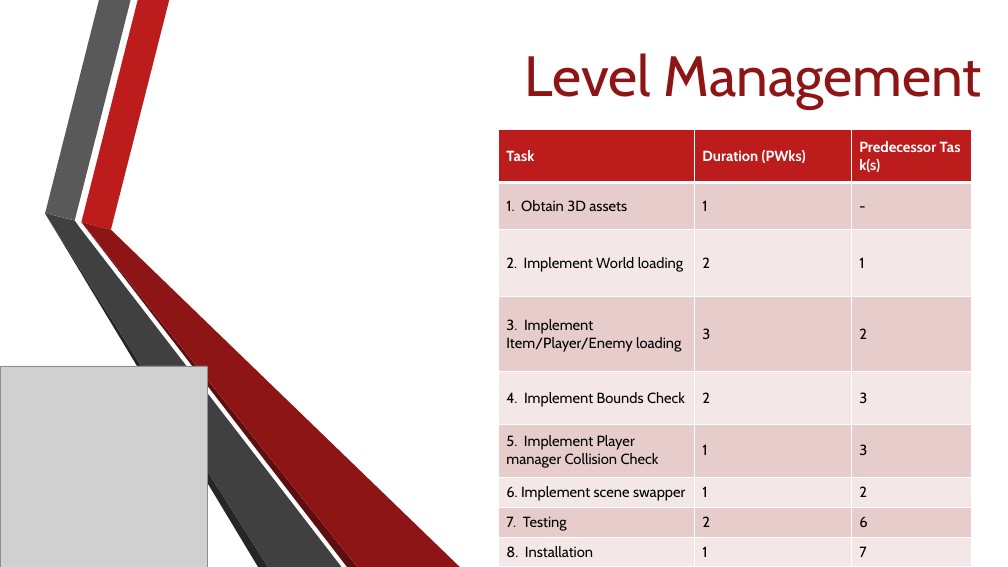
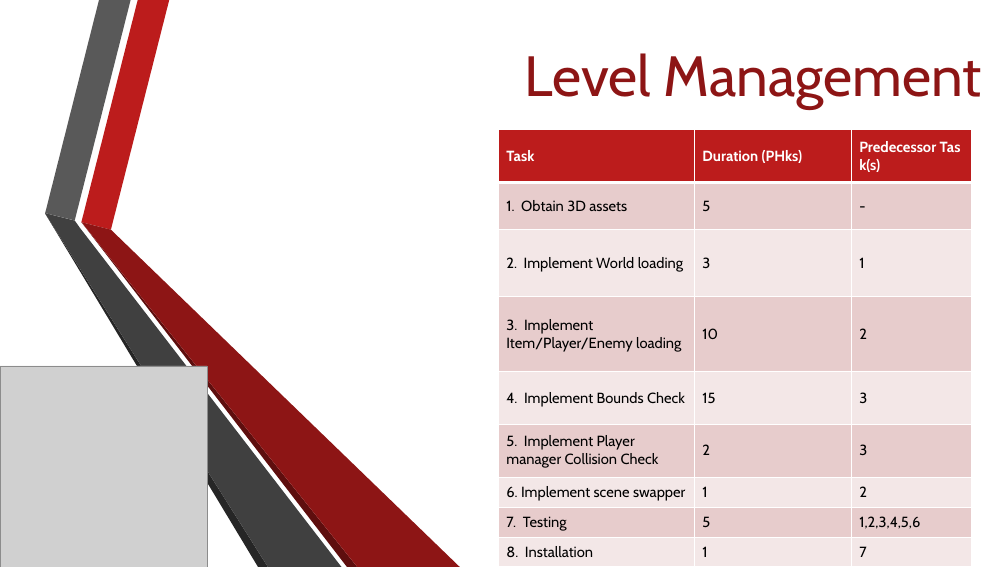
Before and after one commit to Jacob-Friedberg/Maze_Runner, a slide deck: slide 10 of Documents/SA Presentation.pptx (slide 9 before the commit). Drawn at 1008x567 pixels with LibreOffice and Linux fonts; fonts in the diff are those of the drawing; grey boxes stand for pictures; background and template pictures are left out. Boxes give left, top, right and bottom in pixels: in the first picture for what was removed or moved away, otherwise in the second. Text is boxed around its words. In the diff, an @@ line names an element or a change of style, - is before the commit and + after.

```diff
--- a/Documents/SA Presentation.pptx
+++ b/Documents/SA Presentation.pptx
@@ table at (x1=499, y1=129, x2=971, y2=567) @@
-row 1, column 2: Duration (PWks)
+row 1, column 2: Duration (PHks)
-row 2, column 2: 1
+row 2, column 2: 5
-row 3, column 2: 2
+row 3, column 2: 3
-row 4, column 2: 3
+row 4, column 2: 10
-row 5, column 2: 2
+row 5, column 2: 15
-row 6, column 2: 1
+row 6, column 2: 2
-row 8, column 2: 2
+row 8, column 2: 5
-row 8, column 3: 6
+row 8, column 3: 1,2,3,4,5,6
```
Also in this commit, not shown: 1 other slide changed, 1 slide added.
